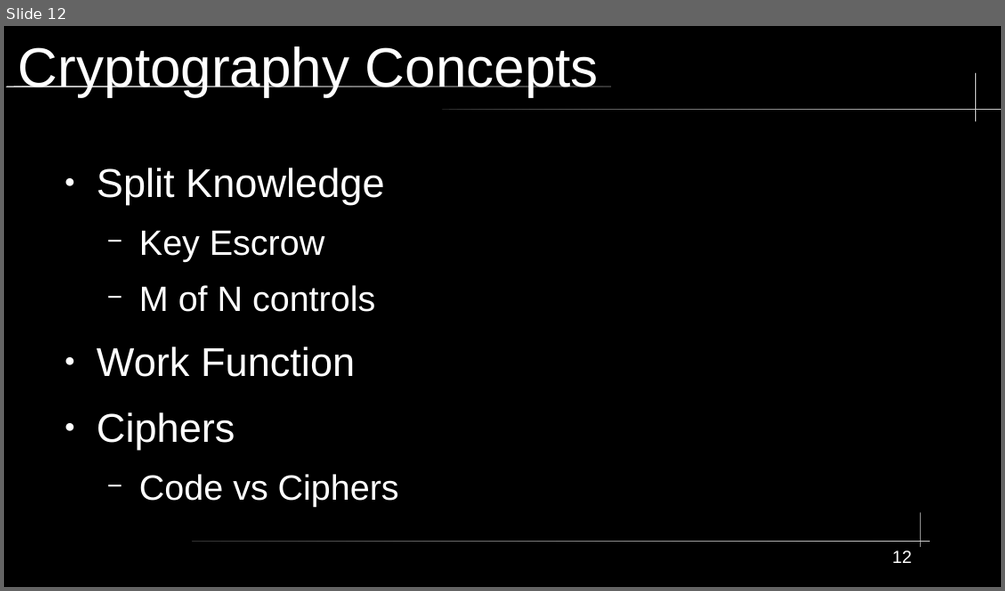
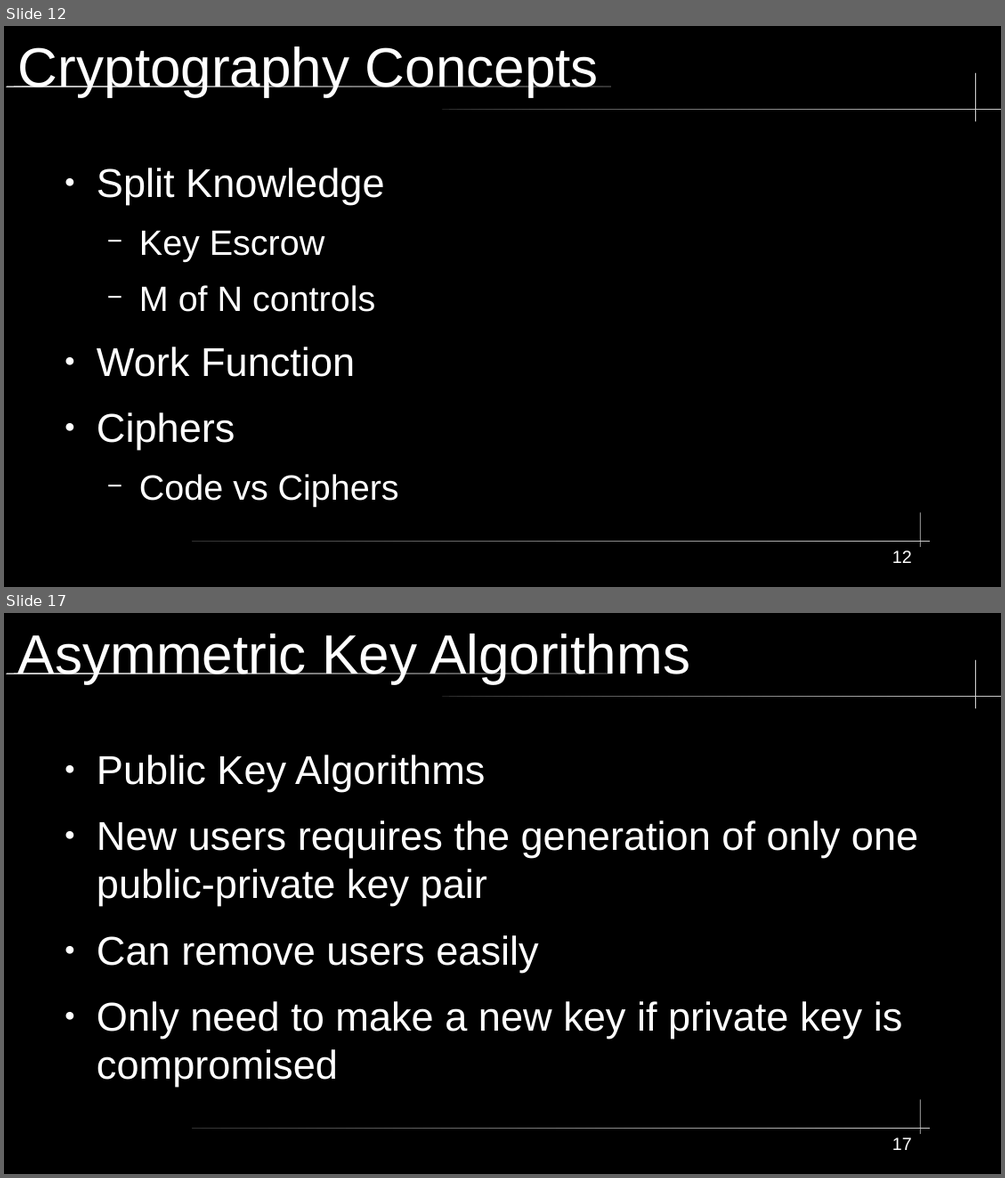
Before and after one commit to City-Colleges-of-Chicago-Cybersecurity/COMPSFI-214, a slide deck: 2026/Spring/powerpoints/Chapter-06-Cryptography-and-Symmetric-Key-Algorithms.odp. Shown one above the other, each under a label of ours: slide 12 before the commit, slides 12 and 17 after it; the slides between them are not shown. The pictures are 1005x591 and 1005x1178 pixels, drawn with LibreOffice and Linux fonts; fonts in the diff are those of the drawing. Boxes give left, top, right and bottom in pixels: in the first picture for what was removed or moved away, otherwise in the second. Text is boxed around its words. In the diff, an @@ line names an element or a change of style, - is before the commit and + after.

```diff
--- a/2026/Spring/powerpoints/Chapter-06-Cryptography-and-Symmetric-Key-Algorithms.odp
+++ b/2026/Spring/powerpoints/Chapter-06-Cryptography-and-Symmetric-Key-Algorithms.odp
@@ slide 17 added at (4,613,1001,1174), background #000000; not listed: 5 template elements that a slide beside it also shows @@
@@ title added at (18,633,690,684), 44 pt, text #FFFFFF @@
+Asymmetric Key Algorithms
@@ text added at (97,755,918,1086), 32 pt, text #FFFFFF @@
+● Public Key Algorithms
+● New users requires the generation of only one public-private key pair
+● Can remove users easily
+● Only need to make a new key if private key is compromised
@@ page number added at (892,1137,912,1150), 14 pt, text #FFFFFF @@
+17
```
Also in this commit, not shown: 13 other slides added, 1 other file.
